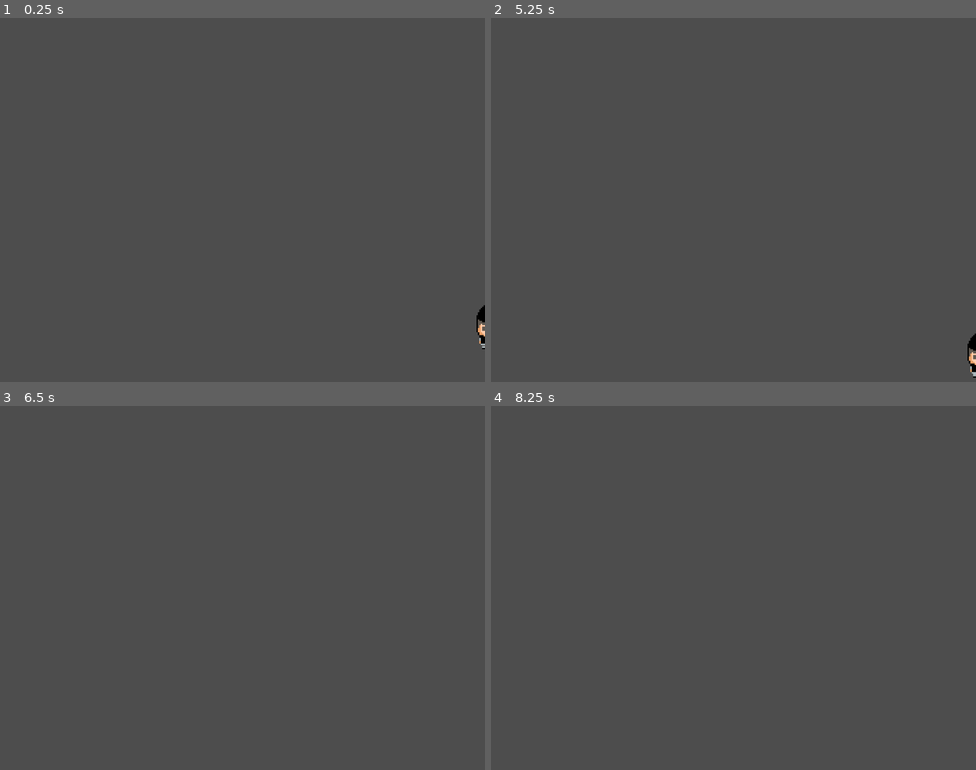
Above: before the commit, frames 1-4 (two rows, left to right).
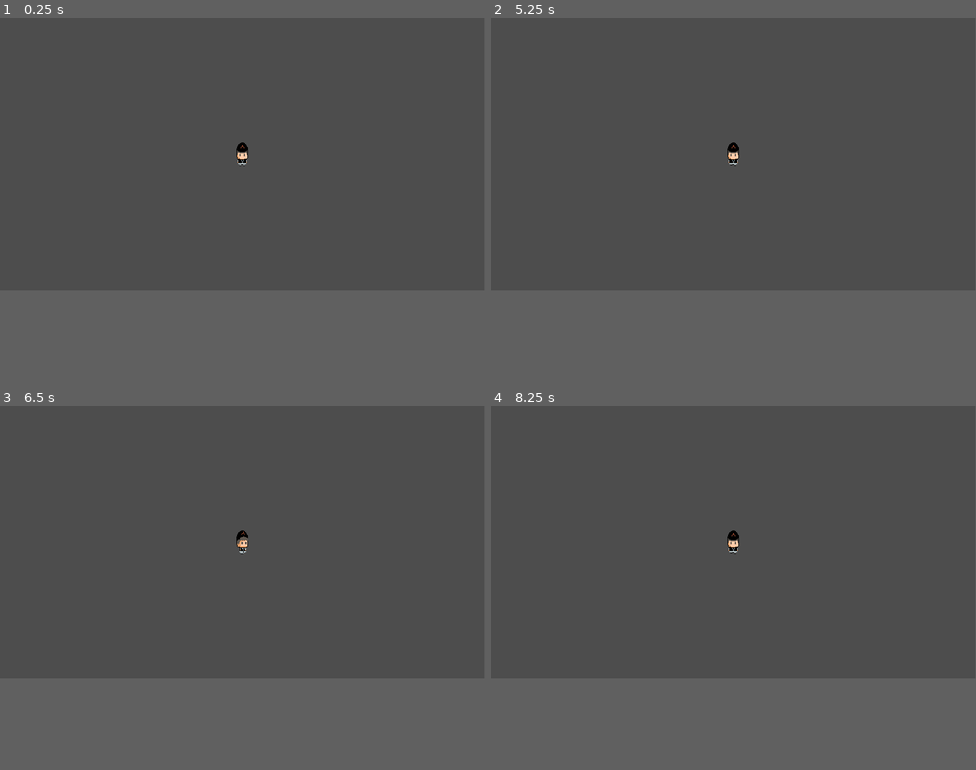
Above: after the commit, the same moments.

Repository: i-am-aarya/bhetghat
Game: Godot game, scene res://game/game.tscn
Same seed, same stepped clock (60 frames per second), same inputs: the game is played once before the commit and once after it. Before the commit the project starts from res://Characters/player_male.tscn.
Inputs:
- Up to frame 1 (0.25 s): no input
- Up to frame 2 (5.25 s): hold D (right) 0.53-1.28 s; tap Enter at 1.25, 2.75, 4.25 s; hold S (down) 1.28-2.03 s; tap Space at 2, 3.5, 5 s; hold D (right) 2.03-2.78 s; hold W (up) 2.78-3.53 s; hold A (left) 3.53-5.03 s; hold S (down) from 5.03 s (still down)
- Up to frame 3 (6.5 s): release S (down) at 5.78 s; hold D (right) from 5.78 s (still down)
- Up to frame 4 (8.25 s): release D (right) at 6.53 s; hold W (up) 6.53-7.28 s; hold D (right) 7.28-8.03 s; hold S (down) from 8.03 s (still down)
In our replay, the window is 800x600 before the commit and 799x449 after it. These sizes can differ from the game's own. Grey fills any space a smaller window leaves; there, only what the larger window draws over its background counts as a difference.

The runs differ from the first frame. In frame 1, 0.3% of the frame differs, in the area x 48-100%, y 34-91%; in frame 2, 0.3%; in frame 3, less than 0.1%; in frame 4, 0.1%.

Commit message:
fix diag movement; add player-follow camera

Diff:
--- a/game/bhetghat/Characters/player_male.gd
+++ b/game/bhetghat/Characters/player_male.gd
@@ -18,17 +18,15 @@
 	).normalized()
 
 	update_animation_parameters(input_direction)
-
 	#updates velocity
 	velocity = input_direction * move_speed
 
 	#move and slide function uses velocity of character body to move character on  map
 	move_and_slide()
-
 	pick_new_state()
 
 func update_animation_parameters(move_input : Vector2):
-		# Don't change animation parameters if there is no move input
+	# Don't change animation parameters if there is no move input
 	if (move_input != Vector2.ZERO):
 		animation_tree.set('parameters/Walk/blend_position', move_input)
 		animation_tree.set('parameters/Idle/blend_position',move_input)
@@ -36,6 +34,6 @@
 	# choose state based on waht is happeing with the player
 func pick_new_state():
 	if(velocity != Vector2.ZERO):
-			state_machine.travel("Walk")
+		state_machine.travel("Walk")
 	else:
-			state_machine.travel("Idle")
+		state_machine.travel("Idle")
--- a/game/bhetghat/Characters/player_male.tscn
+++ b/game/bhetghat/Characters/player_male.tscn
@@ -1,10 +1,117 @@
 [gd_scene load_steps=27 format=3 uid="uid://61v64jhhcd6"]
 
 [ext_resource type="Script" path="res://Characters/player_male.gd" id="1_5j78r"]
-[ext_resource type="Texture2D" uid="uid://dxelm261pe0jd" path="res://Art/Character/m_character.png" id="1_sakcl"]
+[ext_resource type="Texture2D" uid="uid://dxelm261pe0jd" path="res://Art/Character/m_character.png" id="2_2jjci"]
 
 [sub_resource type="RectangleShape2D" id="RectangleShape2D_d0ral"]
-size = Vector2(9, 9)
+size = Vector2(8, 9)
+
+[sub_resource type="Animation" id="Animation_wy8kk"]
+resource_name = "Idle_down"
+length = 0.8
+loop_mode = 1
+step = 0.1
+tracks/0/type = "value"
+tracks/0/imported = false
+tracks/0/enabled = true
+tracks/0/path = NodePath("Sprite2D:frame")
+tracks/0/interp = 1
+tracks/0/loop_wrap = true
+tracks/0/keys = {
+"times": PackedFloat32Array(0, 0.4),
+"transitions": PackedFloat32Array(1, 1),
+"update": 1,
+"values": [14, 15]
+}
+
+[sub_resource type="Animation" id="Animation_20l06"]
+resource_name = "Idle_left"
+length = 0.8
+loop_mode = 1
+step = 0.2
+tracks/0/type = "value"
+tracks/0/imported = false
+tracks/0/enabled = true
+tracks/0/path = NodePath("Sprite2D:frame")
+tracks/0/interp = 1
+tracks/0/loop_wrap = true
+tracks/0/keys = {
+"times": PackedFloat32Array(0, 0.4),
+"transitions": PackedFloat32Array(1, 1),
+"update": 1,
+"values": [10, 11]
+}
+
+[sub_resource type="Animation" id="Animation_qqva5"]
+resource_name = "Idle_right"
+length = 0.8
+loop_mode = 1
+step = 0.2
+tracks/0/type = "value"
+tracks/0/imported = false
+tracks/0/enabled = true
+tracks/0/path = NodePath("Sprite2D:frame")
+tracks/0/interp = 1
+tracks/0/loop_wrap = true
+tracks/0/keys = {
+"times": PackedFloat32Array(0, 0.4),
+"transitions": PackedFloat32Array(1, 1),
+"update": 1,
+"values": [4, 5]
+}
+
+[sub_resource type="Animation" id="Animation_u78jr"]
+resource_name = "Idle_up"
+loop_mode = 1
+step = 0.1
+tracks/0/type = "value"
+tracks/0/imported = false
+tracks/0/enabled = true
+tracks/0/path = NodePath("Sprite2D:frame")
+tracks/0/interp = 1
+tracks/0/loop_wrap = true
+tracks/0/keys = {
+"times": PackedFloat32Array(0, 0.5),
+"transitions": PackedFloat32Array(1, 1),
+"update": 1,
+"values": [12, 13]
+}
+
+[sub_resource type="Animation" id="Animation_vegoj"]
+resource_name = "walk_down"
+length = 0.4
+loop_mode = 1
+step = 0.2
+tracks/0/type = "value"
+tracks/0/imported = false
+tracks/0/enabled = true
+tracks/0/path = NodePath("Sprite2D:frame")
+tracks/0/interp = 1
+tracks/0/loop_wrap = true
+tracks/0/keys = {
+"times": PackedFloat32Array(0, 0.2),
+"transitions": PackedFloat32Array(1, 1),
+"update": 1,
+"values": [7, 6]
+}
+
+[sub_resource type="Animation" id="Animation_kniwg"]
+resource_name = "walk_left"
+length = 0.4
+loop_mode = 1
+step = 0.2
+tracks/0/type = "value"
+tracks/0/imported = false
+tracks/0/enabled = true
+tracks/0/path = NodePath("Sprite2D:frame")
+tracks/0/interp = 1
+tracks/0/loop_wrap = true
+tracks/0/keys = {
+"times": PackedFloat32Array(0, 0.2),
+"transitions": PackedFloat32Array(1, 1),
+"update": 1,
+"values": [3, 2]
+}
 
 [sub_resource type="Animation" id="Animation_k3bip"]
 resource_name = "walk_right"
@@ -24,24 +131,6 @@
 "values": [0, 1]
 }
 
-[sub_resource type="Animation" id="Animation_kniwg"]
-resource_name = "walk_left"
-length = 0.4
-loop_mode = 1
-step = 0.2
-tracks/0/type = "value"
-tracks/0/imported = false
-tracks/0/enabled = true
-tracks/0/path = NodePath("Sprite2D:frame")
-tracks/0/interp = 1
-tracks/0/loop_wrap = true
-tracks/0/keys = {
-"times": PackedFloat32Array(0, 0.2),
-"transitions": PackedFloat32Array(1, 1),
-"update": 1,
-"values": [3, 2]
-}
-
 [sub_resource type="Animation" id="Animation_0rkr1"]
 resource_name = "walk_up"
 length = 0.4
@@ -58,96 +147,6 @@
 "transitions": PackedFloat32Array(1, 1),
 "update": 1,
 "values": [9, 8]
-}
-
-[sub_resource type="Animation" id="Animation_vegoj"]
-resource_name = "walk_down"
-length = 0.4
-loop_mode = 1
-step = 0.2
-tracks/0/type = "value"
-tracks/0/imported = false
-tracks/0/enabled = true
-tracks/0/path = NodePath("Sprite2D:frame")
-tracks/0/interp = 1
-tracks/0/loop_wrap = true
-tracks/0/keys = {
-"times": PackedFloat32Array(0, 0.2),
-"transitions": PackedFloat32Array(1, 1),
-"update": 1,
-"values": [7, 6]
-}
-
-[sub_resource type="Animation" id="Animation_qqva5"]
-resource_name = "Idle_right"
-length = 0.6
-loop_mode = 1
-step = 0.2
-tracks/0/type = "value"
-tracks/0/imported = false
-tracks/0/enabled = true
-tracks/0/path = NodePath("Sprite2D:frame")
-tracks/0/interp = 1
-tracks/0/loop_wrap = true
-tracks/0/keys = {
-"times": PackedFloat32Array(0, 0.4),
-"transitions": PackedFloat32Array(1, 1),
-"update": 1,
-"values": [4, 5]
-}
-
-[sub_resource type="Animation" id="Animation_20l06"]
-resource_name = "Idle_left"
-length = 0.6
-loop_mode = 1
-step = 0.2
-tracks/0/type = "value"
-tracks/0/imported = false
-tracks/0/enabled = true
-tracks/0/path = NodePath("Sprite2D:frame")
-tracks/0/interp = 1
-tracks/0/loop_wrap = true
-tracks/0/keys = {
-"times": PackedFloat32Array(0, 0.4),
-"transitions": PackedFloat32Array(1, 1),
-"update": 1,
-"values": [10, 11]
-}
-
-[sub_resource type="Animation" id="Animation_u78jr"]
-resource_name = "Idle_up"
-length = 0.6
-loop_mode = 1
-step = 0.2
-tracks/0/type = "value"
-tracks/0/imported = false
-tracks/0/enabled = true
-tracks/0/path = NodePath("Sprite2D:frame")
-tracks/0/interp = 1
-tracks/0/loop_wrap = true
-tracks/0/keys = {
-"times": PackedFloat32Array(0, 0.4),
-"transitions": PackedFloat32Array(1, 1),
-"update": 1,
-"values": [12, 13]
-}
-
-[sub_resource type="Animation" id="Animation_wy8kk"]
-resource_name = "Idle_down"
-length = 0.6
-loop_mode = 1
-step = 0.2
-tracks/0/type = "value"
-tracks/0/imported = false
-tracks/0/enabled = true
-tracks/0/path = NodePath("Sprite2D:frame")
-tracks/0/interp = 1
-tracks/0/loop_wrap = true
-tracks/0/keys = {
-"times": PackedFloat32Array(0, 0.4),
-"transitions": PackedFloat32Array(1, 1),
-"update": 1,
-"values": [14, 15]
 }
 
 [sub_resource type="AnimationLibrary" id="AnimationLibrary_o4rr0"]
@@ -176,15 +175,15 @@
 
 [sub_resource type="AnimationNodeBlendSpace2D" id="AnimationNodeBlendSpace2D_n334u"]
 blend_point_0/node = SubResource("AnimationNodeAnimation_wg2gp")
-blend_point_0/pos = Vector2(0, 1.1)
+blend_point_0/pos = Vector2(0, 1)
 blend_point_1/node = SubResource("AnimationNodeAnimation_xbani")
 blend_point_1/pos = Vector2(1, 0)
 blend_point_2/node = SubResource("AnimationNodeAnimation_glmou")
 blend_point_2/pos = Vector2(-1, 0)
 blend_point_3/node = SubResource("AnimationNodeAnimation_f3fjo")
-blend_point_3/pos = Vector2(0, -1.1)
-min_space = Vector2(-1, -1.1)
-max_space = Vector2(1, 1.1)
+blend_point_3/pos = Vector2(0, -1)
+min_space = Vector2(-1.2, -1.2)
+max_space = Vector2(1.2, 1.2)
 blend_mode = 1
 
 [sub_resource type="AnimationNodeAnimation" id="AnimationNodeAnimation_j8vfm"]
@@ -201,42 +200,45 @@
 
 [sub_resource type="AnimationNodeBlendSpace2D" id="AnimationNodeBlendSpace2D_10nom"]
 blend_point_0/node = SubResource("AnimationNodeAnimation_j8vfm")
-blend_point_0/pos = Vector2(0, 1)
+blend_point_0/pos = Vector2(0, 1.1)
 blend_point_1/node = SubResource("AnimationNodeAnimation_5a2u2")
-blend_point_1/pos = Vector2(0, -1)
+blend_point_1/pos = Vector2(0, -1.1)
 blend_point_2/node = SubResource("AnimationNodeAnimation_v8wer")
 blend_point_2/pos = Vector2(1, 0)
 blend_point_3/node = SubResource("AnimationNodeAnimation_ttnee")
 blend_point_3/pos = Vector2(-1, 0)
-
-[sub_resource type="AnimationNodeStateMachineTransition" id="AnimationNodeStateMachineTransition_b4t54"]
-
-[sub_resource type="AnimationNodeStateMachineTransition" id="AnimationNodeStateMachineTransition_thy4n"]
-
-[sub_resource type="AnimationNodeStateMachineTransition" id="AnimationNodeStateMachineTransition_4r783"]
+min_space = Vector2(-1.2, -1.2)
+max_space = Vector2(1.2, 1.2)
+blend_mode = 1
+
+[sub_resource type="AnimationNodeStateMachineTransition" id="AnimationNodeStateMachineTransition_ubs85"]
 advance_mode = 2
 
+[sub_resource type="AnimationNodeStateMachineTransition" id="AnimationNodeStateMachineTransition_x1syx"]
+
+[sub_resource type="AnimationNodeStateMachineTransition" id="AnimationNodeStateMachineTransition_3bxpr"]
+
 [sub_resource type="AnimationNodeStateMachine" id="AnimationNodeStateMachine_ennys"]
-states/End/position = Vector2(901, 113)
+states/End/position = Vector2(995, 95)
 states/Idle/node = SubResource("AnimationNodeBlendSpace2D_n334u")
-states/Idle/position = Vector2(345, 100)
+states/Idle/position = Vector2(560, 95)
+states/Start/position = Vector2(367, 95)
 states/Walk/node = SubResource("AnimationNodeBlendSpace2D_10nom")
-states/Walk/position = Vector2(490, 100)
-transitions = ["Idle", "Walk", SubResource("AnimationNodeStateMachineTransition_b4t54"), "Walk", "Idle", SubResource("AnimationNodeStateMachineTransition_thy4n"), "Start", "Idle", SubResource("AnimationNodeStateMachineTransition_4r783")]
+states/Walk/position = Vector2(816, 95)
+transitions = ["Start", "Idle", SubResource("AnimationNodeStateMachineTransition_ubs85"), "Idle", "Walk", SubResource("AnimationNodeStateMachineTransition_x1syx"), "Walk", "Idle", SubResource("AnimationNodeStateMachineTransition_3bxpr")]
 
 [node name="Player_male" type="CharacterBody2D"]
 position = Vector2(343, 217)
 script = ExtResource("1_5j78r")
 
 [node name="Sprite2D" type="Sprite2D" parent="."]
-texture = ExtResource("1_sakcl")
+texture = ExtResource("2_2jjci")
 hframes = 2
 vframes = 8
-frame = 8
+frame = 14
 
 [node name="CollisionShape2D" type="CollisionShape2D" parent="."]
-visible = false
-position = Vector2(-0.5, 11.5)
+position = Vector2(0, 11)
 shape = SubResource("RectangleShape2D_d0ral")
 
 [node name="AnimationPlayer" type="AnimationPlayer" parent="."]
@@ -247,5 +249,5 @@
 [node name="AnimationTree" type="AnimationTree" parent="."]
 tree_root = SubResource("AnimationNodeStateMachine_ennys")
 anim_player = NodePath("../AnimationPlayer")
-parameters/Idle/blend_position = Vector2(0, 0)
-parameters/Walk/blend_position = Vector2(-0.003663, 0)
+parameters/Idle/blend_position = Vector2(0.380488, 0.531317)
+parameters/Walk/blend_position = Vector2(-0.00585365, -1.09633)
--- a/game/bhetghat/Level/game_level.tscn
+++ /dev/null
@@ -1,8 +0,0 @@
-[gd_scene load_steps=2 format=3 uid="uid://dewaq7q5j68e6"]
-
-[ext_resource type="PackedScene" uid="uid://61v64jhhcd6" path="res://Characters/player_male.tscn" id="1_nw7u8"]
-
-[node name="GameLevel" type="Node2D"]
-
-[node name="Player_male" parent="." instance=ExtResource("1_nw7u8")]
-position = Vector2(369, 228)
--- /dev/null
+++ b/game/bhetghat/game/game.tscn
@@ -0,0 +1,10 @@
+[gd_scene load_steps=2 format=3 uid="uid://2vswi0hsjp62"]
+
+[ext_resource type="PackedScene" uid="uid://61v64jhhcd6" path="res://Characters/player_male.tscn" id="1_aml88"]
+
+[node name="game" type="Node2D"]
+
+[node name="Player_male" parent="." instance=ExtResource("1_aml88")]
+position = Vector2(1, 55)
+
+[node name="Camera2D" type="Camera2D" parent="Player_male"]
--- a/game/bhetghat/project.godot
+++ b/game/bhetghat/project.godot
@@ -11,14 +11,14 @@
 [application]
 
 config/name="bhetghat"
-run/main_scene="res://Characters/player_male.tscn"
+run/main_scene="res://game/game.tscn"
 config/features=PackedStringArray("4.3", "Forward Plus")
 config/icon="res://icon.svg"
 
 [display]
 
-window/size/viewport_width=1024
-window/size/viewport_height=768
+window/size/viewport_width=1920
+window/size/viewport_height=1080
 window/stretch/scale=3.0
 
 [input]
Binary file changed: game/bhetghat/Art/Character/m_character.png
Not shown, added: game/bhetghat/Art/Character/m_character_update-animation-head.png.import
Binary file added: game/bhetghat/Art/Character/m_character_update.ase
Binary file added: game/bhetghat/Art/Character/m_character_update.png
Not shown, added: game/bhetghat/Art/Character/m_character_update.png.import
